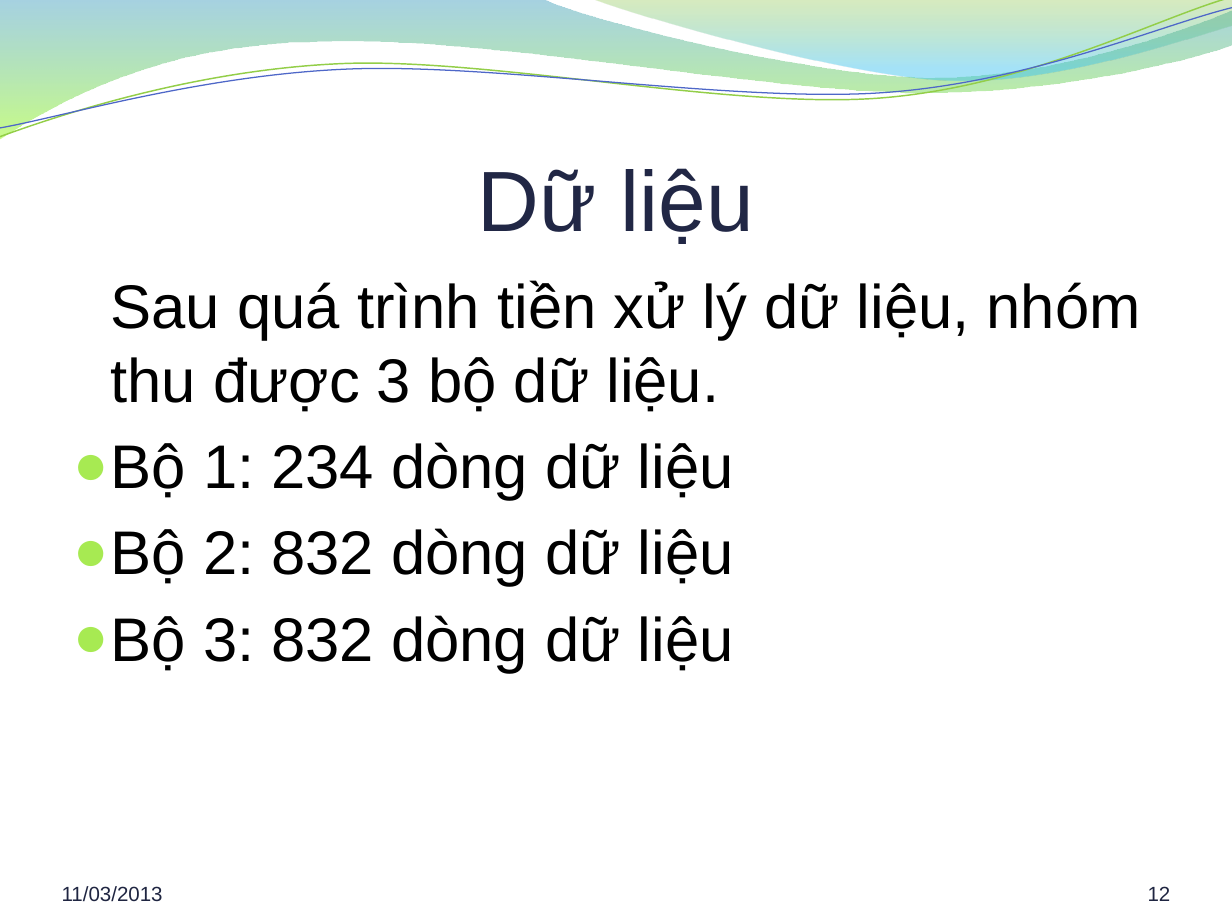
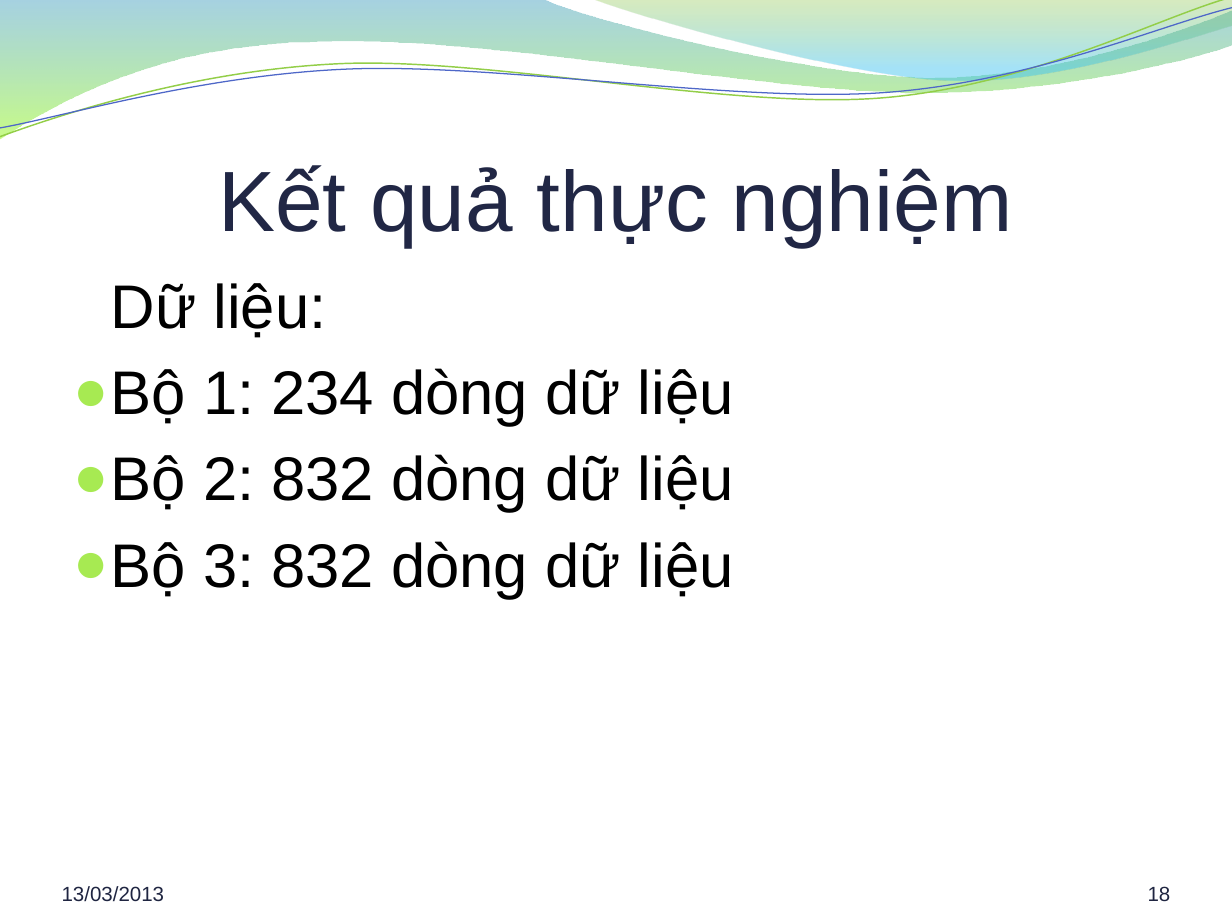
Before and after one commit to hung94it/benhvien, a slide deck: slide 18 of Diabetes/Documents/Report/Bao cao khoa luan.pptx (slide 12 before the commit). Drawn at 1232x924 pixels with LibreOffice and Linux fonts; fonts in the diff are those of the drawing; background and template pictures are left out. Boxes give left, top, right and bottom in pixels: in the first picture for what was removed or moved away, otherwise in the second. Text is boxed around its words. In the diff, an @@ line names an element or a change of style, - is before the commit and + after.

```diff
--- a/Diabetes/Documents/Report/Bao cao khoa luan.pptx
+++ b/Diabetes/Documents/Report/Bao cao khoa luan.pptx
@@ title at bbox=[218, 165, 1013, 246]: text changed @@
-Dữ liệu
+Kết quả thực nghiệm
@@ text at bbox=[111, 283, 326, 338]: text changed @@
-Sau quá trình tiền xử lý dữ liệu, nhóm thu được 3 bộ dữ liệu.
+Dữ liệu:
@@ text at bbox=[62, 886, 165, 902]: text changed @@
-11/03/2013
+13/03/2013
@@ page number at bbox=[1148, 886, 1171, 902]: text changed @@
-12
+18
```
Also in this commit, not shown: 25 other slides changed, 6 slides added, 3 slides removed, 1 other file.
